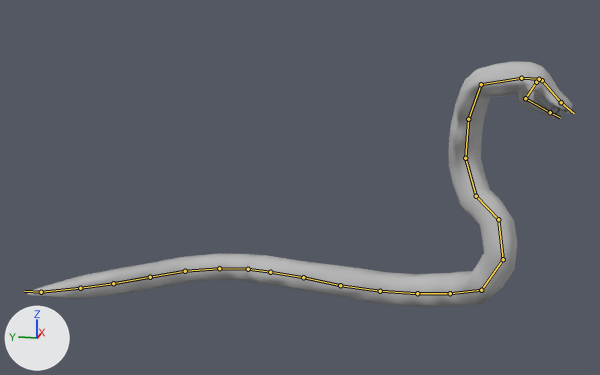
An edit to the Blender file rigs/snake/animation-snake-idle.blend, drawn before and after from the same camera.
Before and after are seen from a 50 mm camera at (-3.81, 0.55, 1.52) aimed at (-0.05, 1.3, 0.58). The lights are fixed; the arrows at lower left show +X, +Y and +Z. The first picture is the older version. Both versions are drawn at frame 22 of the action 'Idle'; the numbers are the values there. The bones that change, and the others that lie on the model, are drawn over the model as lines.

In view in the first picture: 'SnakeMesh'.
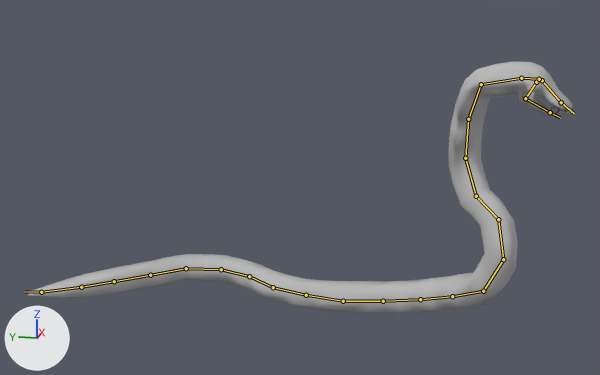
What changed in the scene script:
```text
Change bone_drv_tail4:
    where bone_drv_tail4 = bpy.data.objects['Armature'].pose.bones['DRV_tail4']  # child of 'DRV_root'
    bone_drv_tail4.location: (-0.179, 0.127, 0.722) -> (-0.179, 0.017, 0.744)
Change bone_drv_tail3:
    where bone_drv_tail3 = bpy.data.objects['Armature'].pose.bones['DRV_tail3']  # child of 'DRV_root'
    bone_drv_tail3.location: (0.124, 0.136, 0.651) -> (0.124, 0.102, 0.651)
```

Where the change shows, as pixel boxes [x1, y1, x2, y2] in the pictures (600 x 375 px):
'SnakeMesh', posed: before [27, 62, 573, 307]; after [28, 62, 573, 313]
